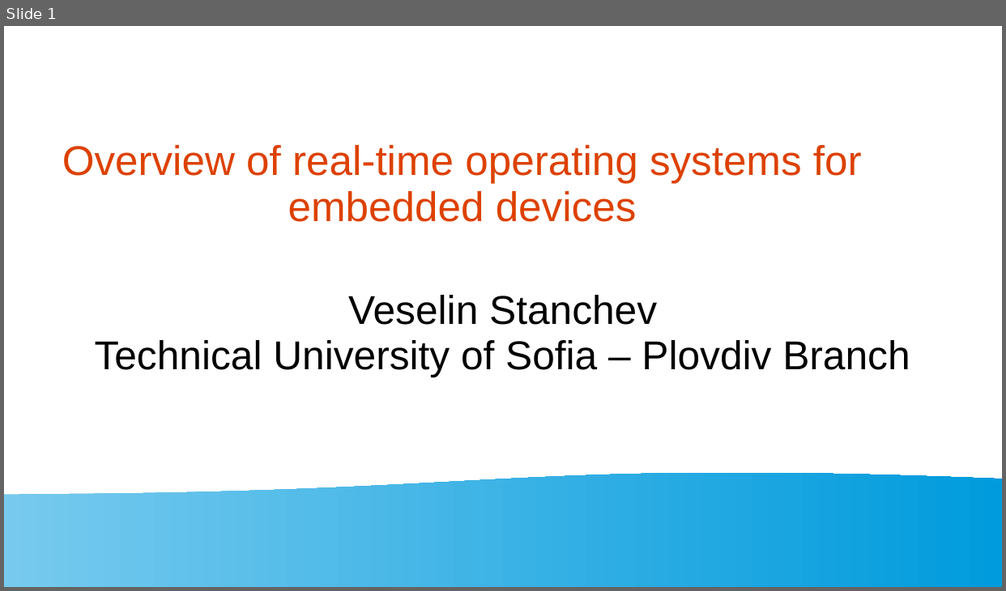
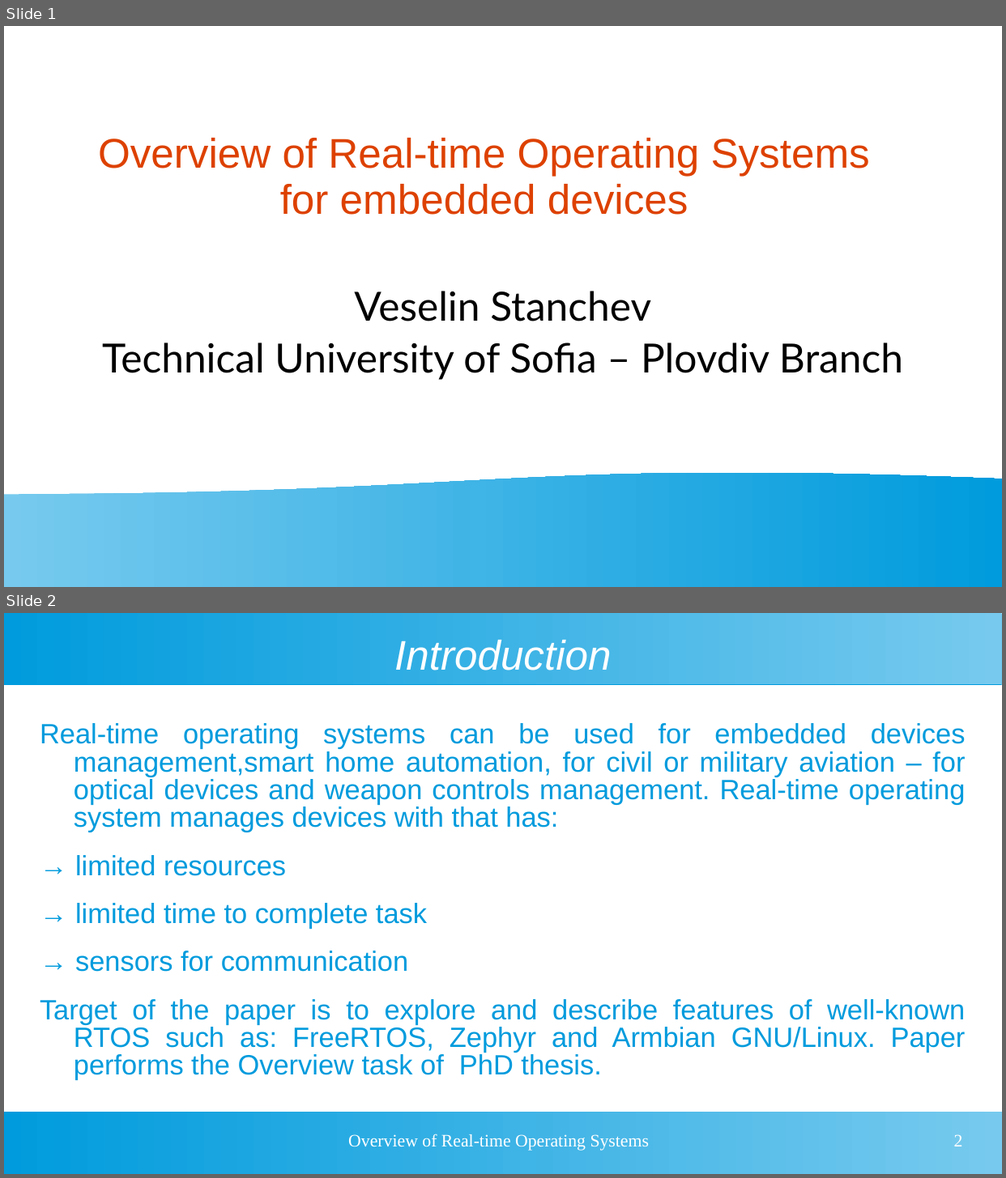
Before and after one commit to vrstanchev/Research-papers, a slide deck: RTOS_Overview_Stanchev.ppt. Shown one above the other, each under a label of ours: slide 1 before the commit, slides 1 and 2 after it. The pictures are 1006x591 and 1006x1178 pixels, drawn with LibreOffice and Linux fonts; fonts in the diff are those of the drawing. Boxes give left, top, right and bottom in pixels: in the first picture for what was removed or moved away, otherwise in the second. Text is boxed around its words. In the diff, an @@ line names an element or a change of style, - is before the commit and + after.

```diff
--- a/RTOS_Overview_Stanchev.ppt
+++ b/RTOS_Overview_Stanchev.ppt
@@ slide 2 added at box(4, 613, 1002, 1174), background #FFFFFF @@
@@ rectangle added at box(4, 613, 1002, 684), fill gradient #77CAEE to #009BDD @@
@@ title added at box(394, 640, 611, 671), 33 pt, text #FFFFFF, italic @@
+Introduction
@@ text added at box(40, 723, 965, 1080), 22.2 pt, text #009BDD @@
+Real-time operating systems can be used for embedded devices management,smart home automation, for civil or military aviation – for optical devices and weapon controls management. Real-time operating system manages devices with that has:
+→ limited resources
+→ limited time to complete task
+→ sensors for communication
+Target of the paper is to explore and describe features of well-known RTOS such as: FreeRTOS, Zephyr and Armbian GNU/Linux. Paper performs the Overview task of PhD thesis.
@@ rectangle added at box(4, 1112, 1002, 1174), fill gradient #77CAEE to #009BDD @@
@@ text added at box(348, 1134, 650, 1151), 14 pt, text #FFFFFF @@
+Overview of Real-time Operating Systems
@@ page number added at box(954, 1135, 963, 1147), 14 pt, text #FFFFFF @@
+2
@@ slide 1 changed as well @@
@@ title at box(98, 138, 870, 215): text changed @@
-Overview of real-time operating systems for embedded devices
+Overview of Real-time Operating Systems for embedded devices
@@ subtitle "Veselin Stanchev" at box(102, 291, 903, 380): font Arial to Lato; more space between paragraphs @@
```
Also in this commit, not shown: 8 other slides added, 1 slide removed, 5 other files.
